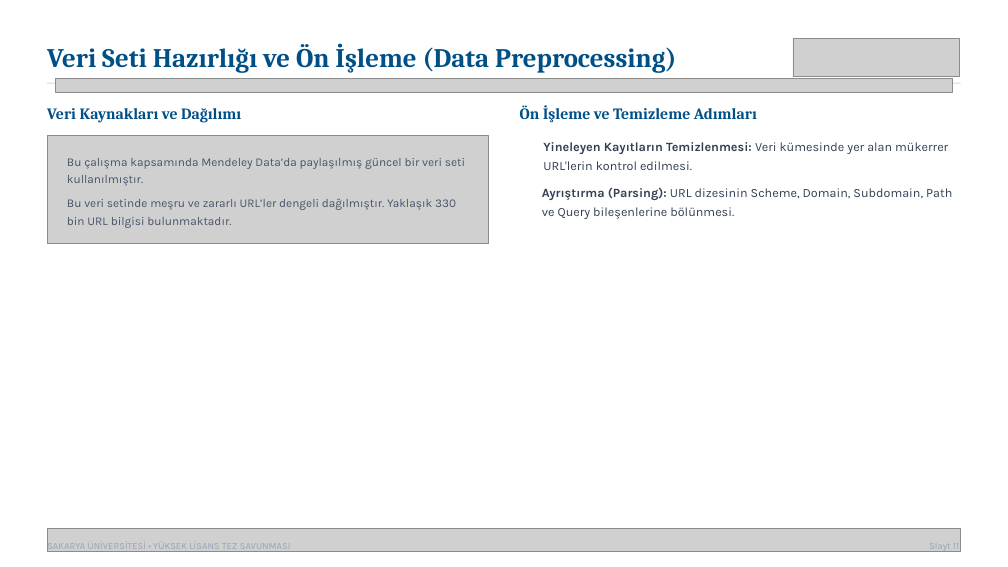
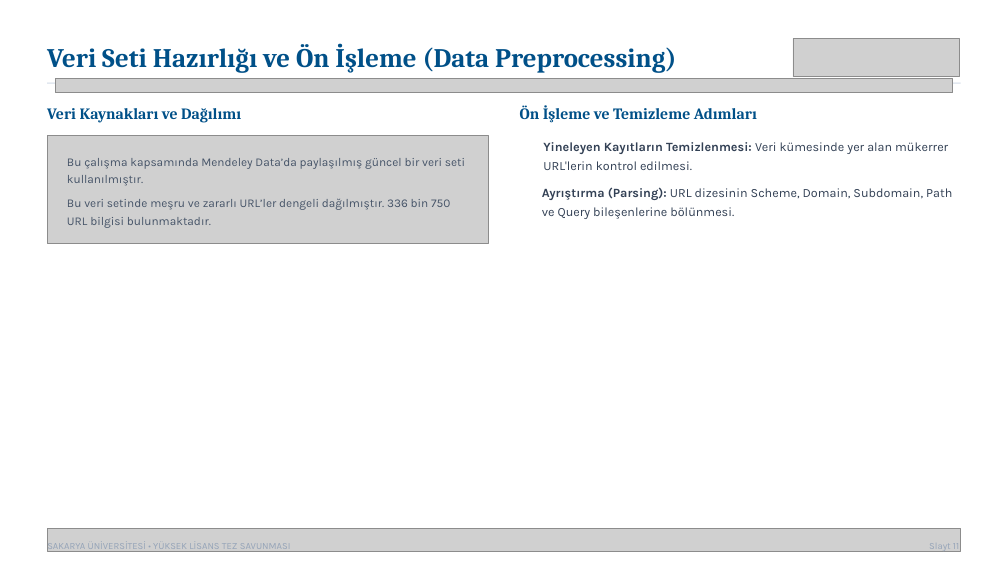
Before and after one commit to mmeliht/URL-Phishing-Detection, a slide deck: slide 11 of thesis/presentation.pptx. Drawn at 1008x567 pixels with LibreOffice and Linux fonts; fonts in the diff are those of the drawing; grey boxes stand for pictures; background and template pictures are left out. Boxes give left, top, right and bottom in pixels: in the first picture for what was removed or moved away, otherwise in the second. Text is boxed around its words. In the diff, an @@ line names an element or a change of style, - is before the commit and + after.

```diff
--- a/thesis/presentation.pptx
+++ b/thesis/presentation.pptx
@@ text at <box>67,199,450,228</box>: text changed @@
-Bu veri setinde meşru ve zararlı URL’ler dengeli dağılmıştır. Yaklaşık 330 bin URL bilgisi bulunmaktadır.
+Bu veri setinde meşru ve zararlı URL’ler dengeli dağılmıştır. 336 bin 750 URL bilgisi bulunmaktadır.
```
Also in this commit, not shown: 3 other slides changed.
